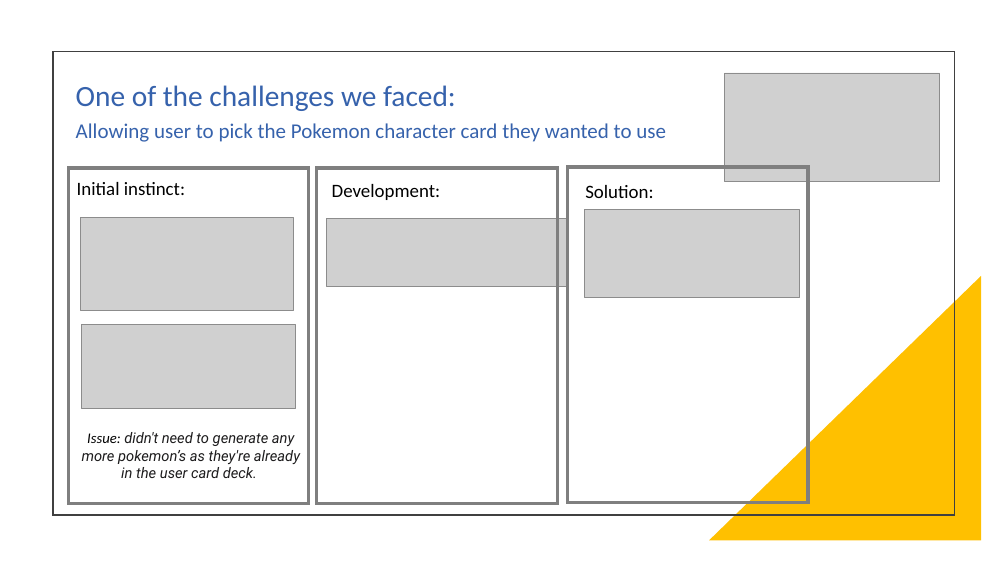
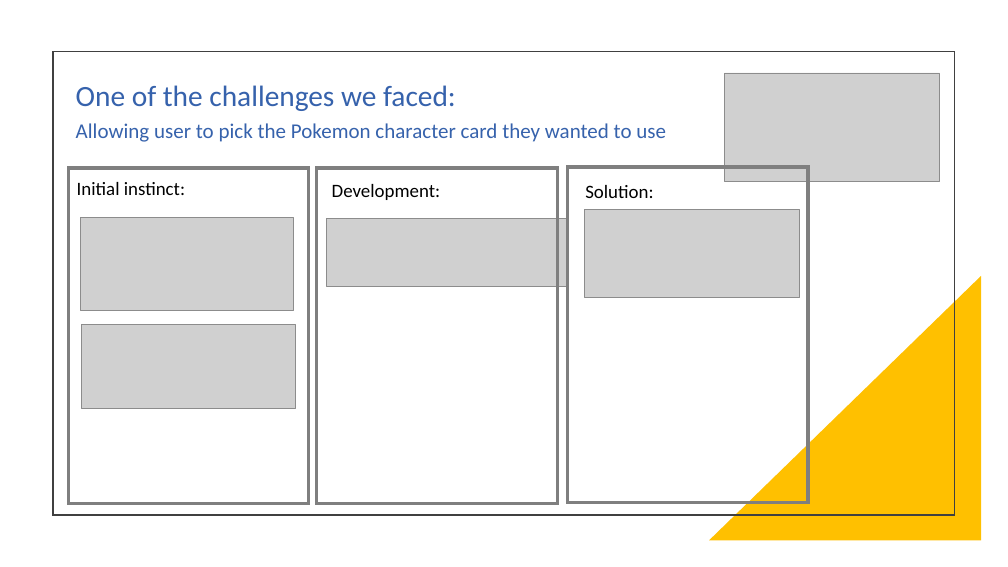
Before and after one commit to SarahM1312/Sarah-x-2-API-Game, a slide deck: slide 7 of Presentation - Sarah x 2 .odp. Drawn at 1008x567 pixels with LibreOffice and Linux fonts; fonts in the diff are those of the drawing; grey boxes stand for pictures. Boxes give left, top, right and bottom in pixels: in the first picture for what was removed or moved away, otherwise in the second. Text is boxed around its words. In the diff, an @@ line names an element or a change of style, - is before the commit and + after.

```diff
--- a/Presentation - Sarah x 2 .odp
+++ b/Presentation - Sarah x 2 .odp
@@ text removed at [82, 432, 300, 478] @@
-Issue: didn't need to generate any more pokemon’s as they're already in the user card deck.
```
Also in this commit, not shown: 1 slide removed.
